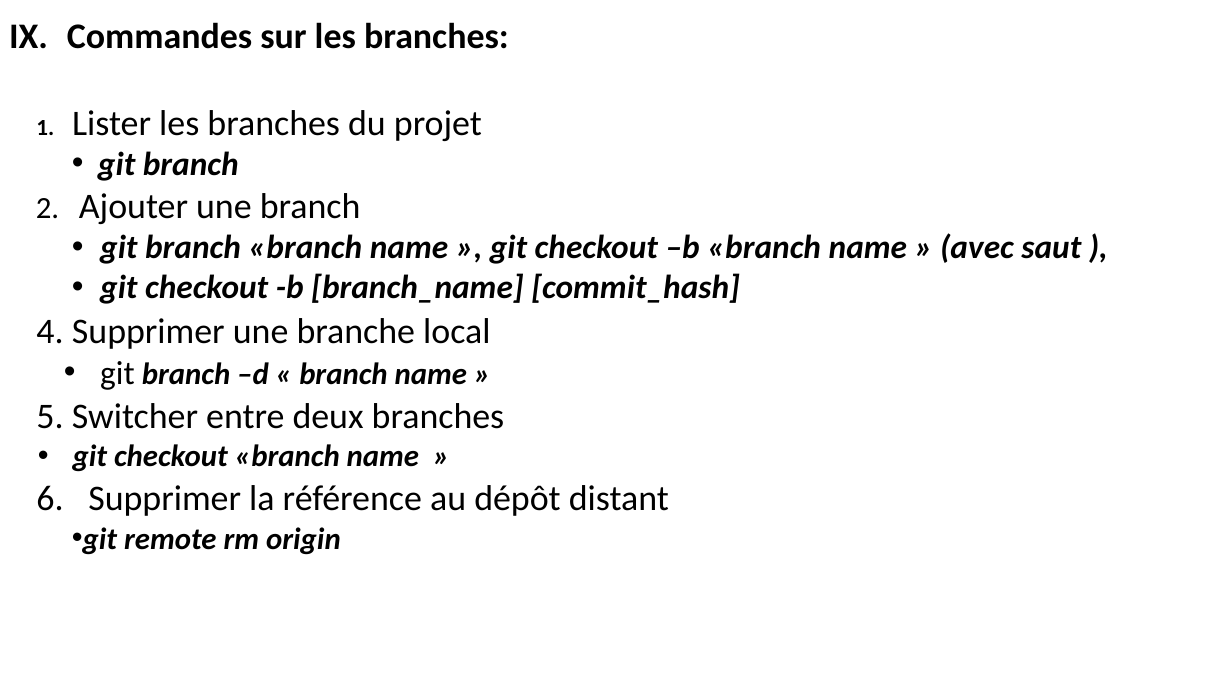
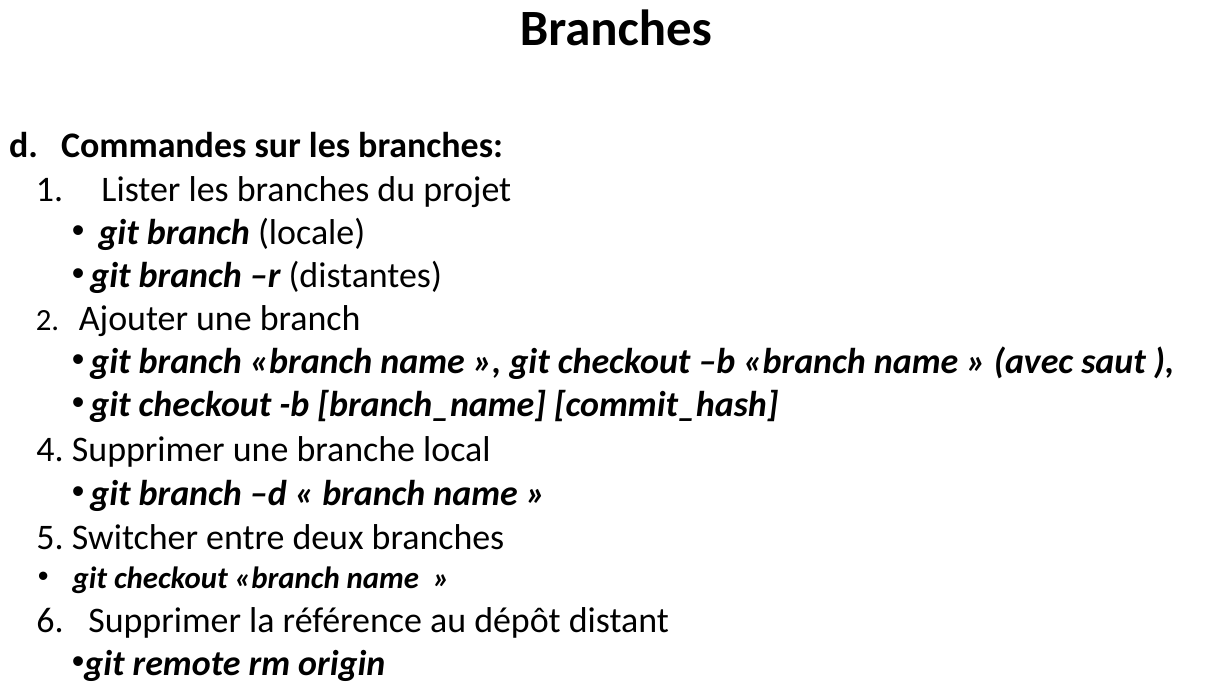
Before and after one commit to belakebiboussad/form, a slide deck: slide 13 of Formation Git.pptx (slide 14 before the commit). Drawn at 1232x693 pixels with LibreOffice and Linux fonts; fonts in the diff are those of the drawing. Boxes give left, top, right and bottom in pixels: in the first picture for what was removed or moved away, otherwise in the second. Text is boxed around its words. In the diff, an @@ line names an element or a change of style, - is before the commit and + after.

```diff
--- a/Formation Git.pptx
+++ b/Formation Git.pptx
@@ title added at (520, 9, 712, 46), 39.6 pt, text #000000, bold @@
+Branches
@@ text "Commandes sur les branches:": place and size @@
-text "Commandes sur les branches:" at (67, 22, 1081, 555)
+text "Commandes sur les branches:" at (61, 131, 1145, 681)
@@ text at (61, 131, 1145, 681): size 26 to 28 pt in "git branch «branch name », git checkout ...", "git checkout -b [branch_name] [commit_hash]", "git"; size 24 to 28 pt in "branch –d « branch name »", "git remote rm origin"; bold on, italic on in "git"; bullet I. to a.; indent changed @@
@@ text at (90, 218, 442, 293): text changed; size 26 to 28 pt @@
-• git branch
+• git branch (locale)
+• git branch –r (distantes)
```
Also in this commit, not shown: 17 other slides changed, 3 slides added, 2 other files.
